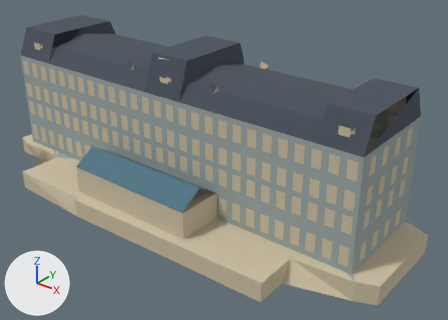
The glTF model public/canal-drive/models/amstel-hotel.lod2.glb, before and after one commit.
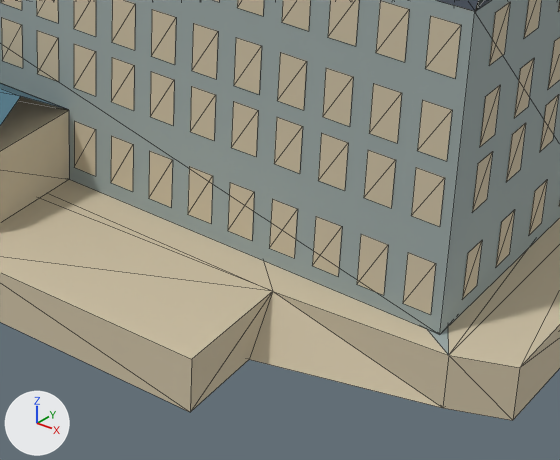
The first picture shows the older version from a camera (50 mm lens) standing at (72.1, -77.9, 59.6) and looking at (8.6, 1.5, 10.4). The close-ups show the older and then the newer version on the part from 43% to 88% of the width and 48% to 100% of the height of that picture. Only the edits that show in the close-ups are written down. Every picture has the same lights, and +X, +Y and +Z are marked at lower left. The close-ups show mesh edges as thin lines. Where no turn or scale is listed for an object, it has been applied to the vertices. Vertices at exactly the same position are counted once.

The first close-up shows 'lod2'.
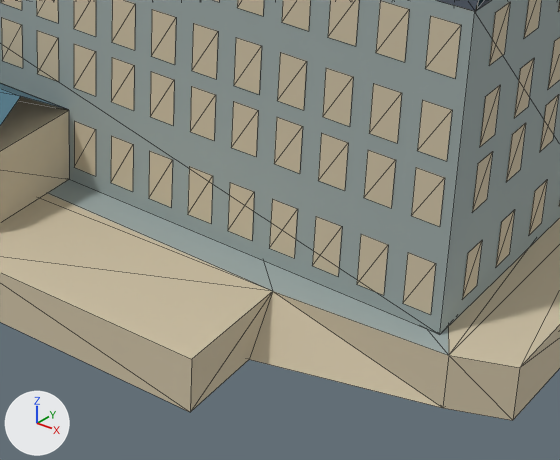
What the commit changed:
Material 'Material_4' (mat_material_4) changes colour from blue #527787 to white #efe9db; in linear values from (0.0844, 0.184, 0.242) to (0.863, 0.815, 0.708).
me_lod2 has 1243 vertices, 816 faces and spans x -43.3..43.3, y -15.2..15.2, z -14.8..14.8.
me_lod2 is used by ob_lod2; location (0.62, -2.23, 14.78).
me_lod2 part 1: 8 faces spanning x -43.3..39.8, y -6.2..15.2, z -11.3..9.1 switch from mat_material_0 (beige #cfc2a6) to mat_material_1 (grey #9daaa8).
me_lod2 no longer uses material mat_material_5 (white #efe9db).

Location of each change, [x1, y1, x2, y2] in pixels of the close-ups (560 x 460 px):
'lod2', recoloured, surface changed: [47, 0, 485, 357] in both
part 1 of me_lod2, recoloured: [48, 179, 448, 355] in both
